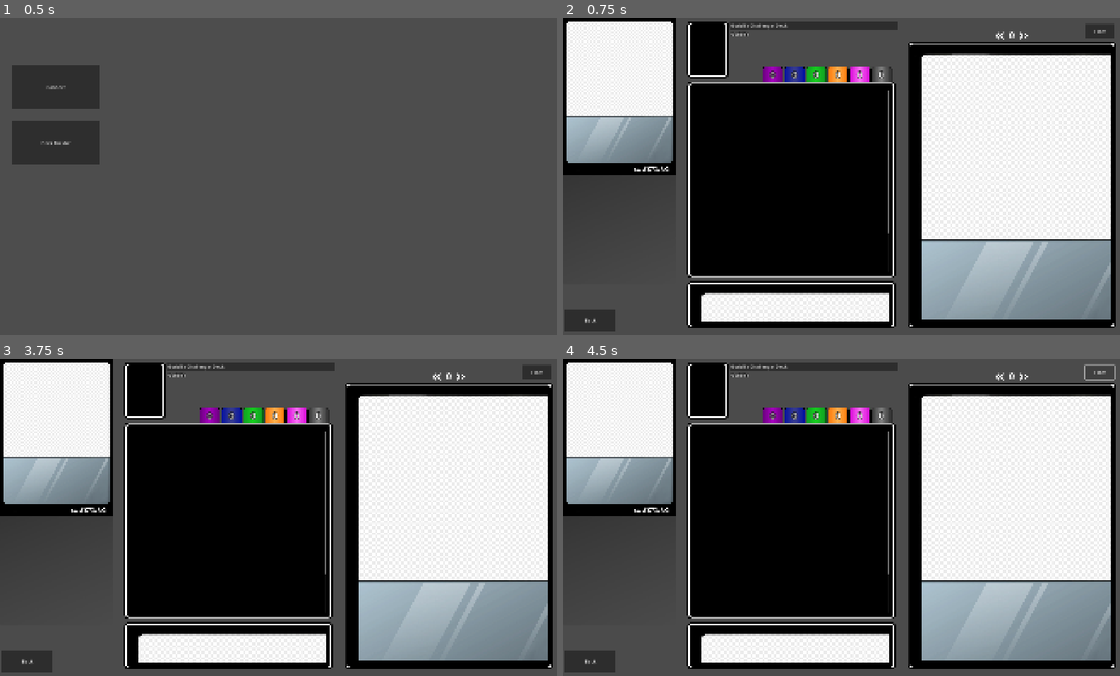
Above: before the commit, frames 1-4 (two rows, left to right).
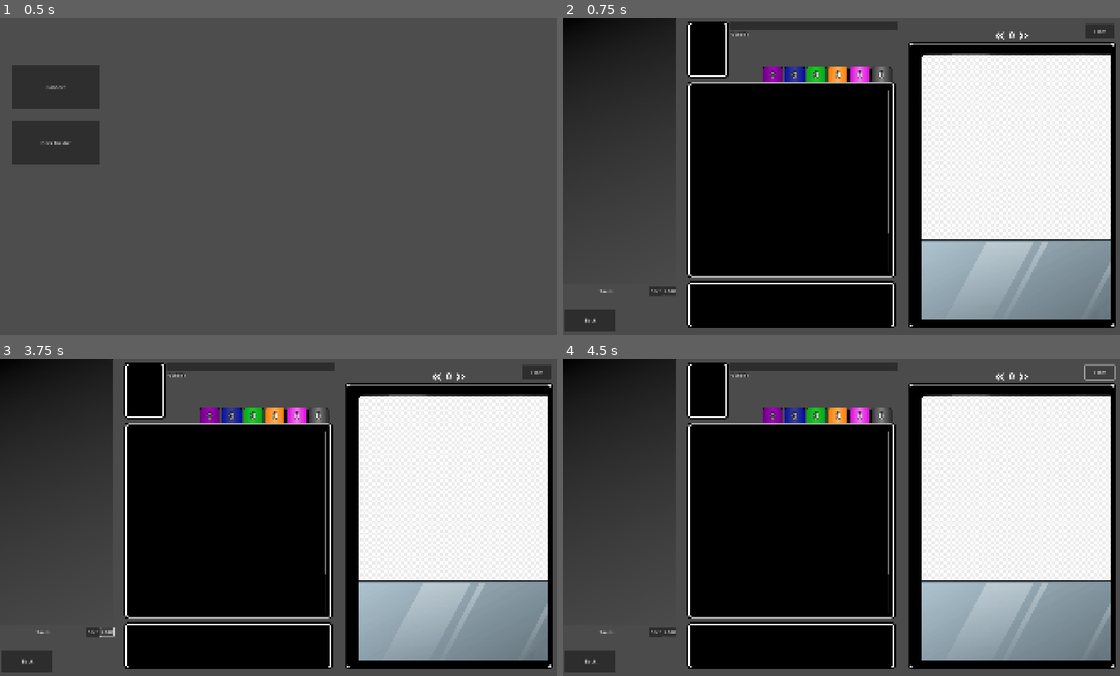
Above: after the commit, the same moments.

Repository: skavinger/UVS_Sim
Game: Godot game, scene res://GameObj/main.tscn
Two runs of this game, one before a commit and one after it. Both use one fixed random seed, a clock stepped at 60 frames per second and the inputs below.
Inputs (mouse positions are in pixels of both pictures, inside the frame that each line leads up to):
- Up to frame 1 (0.5 s): no input
- Up to frame 2 (0.75 s): click "Deck Builder" at 0.5 s
- Up to frame 3 (3.75 s): click (462, 542) at 1.25 s; click (44, 631) at 2 s, where only the run after the commit has a clickable "Saves"; click (94, 631) at 2.75 s, where only the run after the commit has a clickable "Save"; click (105, 631) at 3.5 s, where only the run after the commit has a clickable "Load"
- Up to frame 4 (4.5 s): click "Filter" at 4.25 s

Frame 1 is identical in both runs. In frame 2, 13% of the frame differs, in the area x 0-59%, y 0-96%; in frame 3, 13%; in frame 4, 13%.
Error in both runs: Cannot call method 'get_directories' on a null value. (res://Scripts/card_data_base_handler.gd:7)

Commit message:
Add save and load functions

Diff:
--- a/GameObj/DeckBuilder.tscn
+++ b/GameObj/DeckBuilder.tscn
@@ -32,7 +32,6 @@
 offset_top = 10.0
 offset_right = 1138.0
 offset_bottom = 41.0
-text = "Godzilla Challenger Deck"
 
 [node name="CharacterName" type="RichTextLabel" parent="DeckDetails"]
 offset_left = 570.0
@@ -220,7 +219,6 @@
 [node name="CardArt" type="Sprite2D" parent="CardInspector"]
 position = Vector2(192.00002, 269)
 scale = Vector2(0.51, 0.51)
-texture = ExtResource("3_iy3ux")
 
 [node name="ScrollContainer" type="ScrollContainer" parent="CardInspector"]
 custom_minimum_size = Vector2(384, 372)
@@ -238,6 +236,31 @@
 theme_override_font_sizes/italics_font_size = 24
 theme_override_font_sizes/mono_font_size = 24
 
+[node name="Save_Load" type="Node2D" parent="."]
+
+[node name="Saves" type="MenuButton" parent="Save_Load"]
+offset_left = 4.0
+offset_top = 913.0
+offset_right = 289.0
+offset_bottom = 949.0
+text = "Saves"
+
+[node name="Save" type="Button" parent="Save_Load"]
+offset_left = 294.0
+offset_top = 915.0
+offset_right = 338.0
+offset_bottom = 946.0
+text = "Save"
+
+[node name="Load" type="Button" parent="Save_Load"]
+offset_left = 341.0
+offset_top = 914.0
+offset_right = 387.0
+offset_bottom = 945.0
+text = "Load"
+
 [connection signal="pressed" from="Back" to="." method="_on_back_pressed"]
 [connection signal="pressed" from="PageBack" to="." method="_on_page_back_pressed"]
 [connection signal="pressed" from="PageForward" to="." method="_on_page_forward_pressed"]
+[connection signal="pressed" from="Save_Load/Save" to="." method="_on_save_pressed"]
+[connection signal="pressed" from="Save_Load/Load" to="." method="_on_load_pressed"]
--- a/Scripts/StartScreen.gd
+++ b/Scripts/StartScreen.gd
@@ -1,149 +1,6 @@
 extends Node2D
 
-var currentDeckList = {
-		"character": {
-			"cardID" : {
-				"set" : "cha03gmm",
-				"number" : "001"
-			}
-		},
-		"main": [
-			{
-				"count" : 4,
-				"cardID" : {
-					"set" : "cha03gmm",
-					"number" : "013"
-				}
-			},
-			{
-				"count" : 2,
-				"cardID" : {
-					"set" : "cha03gmm",
-					"number" : "014"
-				}
-			},
-			{
-				"count" : 4,
-				"cardID" : {
-					"set" : "cha03gmm",
-					"number" : "015"
-				}
-			},
-			{
-				"count" : 4,
-				"cardID" : {
-					"set" : "cha03gmm",
-					"number" : "016"
-				}
-			},
-			{
-				"count" : 4,
-				"cardID" : {
-					"set" : "cha03gmm",
-					"number" : "017"
-				}
-			},
-			{
-				"count" : 2,
-				"cardID" : {
-					"set" : "cha03gmm",
-					"number" : "018"
-				}
-			},
-			{
-				"count" : 3,
-				"cardID" : {
-					"set" : "cha03gmm",
-					"number" : "019"
-				}
-			},
-			{
-				"count" : 4,
-				"cardID" : {
-					"set" : "cha03gmm",
-					"number" : "020"
-				}
-			},
-			{
-				"count" : 4,
-				"cardID" : {
-					"set" : "cha03gmm",
-					"number" : "021"
-				}
-			},
-			{
-				"count" : 4,
-				"cardID" : {
-					"set" : "cha03gmm",
-					"number" : "022"
-				}
-			},
-			{
-				"count" : 3,
-				"cardID" : {
-					"set" : "cha03gmm",
-					"number" : "006"
-				}
-			},
-			{
-				"count" : 2,
-				"cardID" : {
-					"set" : "cha03gmm",
-					"number" : "007"
-				}
-			},
-			{
-				"count" : 4,
-				"cardID" : {
-					"set" : "cha03gmm",
-					"number" : "008"
-				}
-			},
-			{
-				"count" : 2,
-				"cardID" : {
-					"set" : "cha03gmm",
-					"number" : "009"
-				}
-			},
-			{
-				"count" : 4,
-				"cardID" : {
-					"set" : "cha03gmm",
-					"number" : "010"
-				}
-			},
-			{
-				"count" : 3,
-				"cardID" : {
-					"set" : "cha03gmm",
-					"number" : "011"
-				}
-			},
-			{
-				"count" : 3,
-				"cardID" : {
-					"set" : "cha03gmm",
-					"number" : "012"
-				}
-			},
-			{
-				"count" : 2,
-				"cardID" : {
-					"set" : "cha03gmm",
-					"number" : "004"
-				}
-			},
-			{
-				"count" : 2,
-				"cardID" : {
-					"set" : "cha03gmm",
-					"number" : "005"
-				}
-			}
-		],
-		"side": []
-	}
+var currentDeckList = null
 
 func _ready() -> void:
 	$StartWindowHolder.spawnWindow()
--- a/Scripts/deck_builder.gd
+++ b/Scripts/deck_builder.gd
@@ -6,6 +6,7 @@
 
 var page = 0
 var cardDatabaseScreen = []
+var selectedSave = ""
 
 func _ready() -> void:
 	populateDeckList()
@@ -13,6 +14,8 @@
 		"sets" : ["aot01", "aot02", "aot03"]
 	}
 	fillFilterResults(CardDatabase.getCardsFromFilter(filter))
+
+	populateSaves()
 
 func _on_back_pressed() -> void:
 	$"../../StartWindowHolder".spawnWindow()
@@ -45,107 +48,109 @@
 func populateDeckList():
 	var decklist = $"../..".currentDeckList
 
-	#clear current list
 	var deckBuilderList = $DecklistBox/ScrollContainer/GridContainer.get_children()
 	for i in range(deckBuilderList.size()):
 		$DecklistBox/ScrollContainer/GridContainer.remove_child(deckBuilderList[i])
 
-	$DeckDetails/Character.texture = CardDatabase.get_card_art(decklist.character.cardID)
-	$DeckDetails/CharacterName.text = CardDatabase.getCard(decklist.character.cardID).Name
-
-	var Characters = []
-	var Actions = []
-	var Assets = []
-	var Backups = []
-	var Attacks = []
-	var Foundations = []
-
-	for i in range(decklist.main.size()):
-		var cardData = CardDatabase.getCard(decklist.main[i].cardID)
-		for j in range(decklist.main[i].count):
-			var card = preload(LIST_CARD_SCENE_PATH).instantiate()
-			card.get_node("CardImage").texture_normal = CardDatabase.get_card_art_small(decklist.main[i].cardID)
-			card.get_node("CardName").text = cardData.Name
-			card.cardMeta = cardData
-			match cardData.Cardtype:
-				"Character":
-					Characters.push_back(card)
-				"Action":
-					Actions.push_back(card)
-				"Asset":
-					Assets.push_back(card)
-				"Backup":
-					Backups.push_back(card)
-				"Attack":
-					Attacks.push_back(card)
-				"Foundation":
-					Foundations.push_back(card)
-
-	$Cardcounts/CharacterCount.text = str(Characters.size())
-	$Cardcounts/ActionCount.text = str(Actions.size())
-	$Cardcounts/AssetCount.text = str(Assets.size())
-	$Cardcounts/AttackCount.text = str(Attacks.size())
-	$Cardcounts/BackupCount.text = str(Backups.size())
-	$Cardcounts/FoundationCount.text = str(Foundations.size())
-
-	for i in range(Characters.size()):
-		$DecklistBox/ScrollContainer/GridContainer.add_child(Characters[i])
-	for i in range(Actions.size()):
-		$DecklistBox/ScrollContainer/GridContainer.add_child(Actions[i])
-	for i in range(Assets.size()):
-		$DecklistBox/ScrollContainer/GridContainer.add_child(Assets[i])
-	for i in range(Attacks.size()):
-		$DecklistBox/ScrollContainer/GridContainer.add_child(Attacks[i])
-	for i in range(Backups.size()):
-		$DecklistBox/ScrollContainer/GridContainer.add_child(Backups[i])
-	for i in range(Foundations.size()):
-		$DecklistBox/ScrollContainer/GridContainer.add_child(Foundations[i])
-
-	#Populate Side
-	var CharactersSide = []
-	var ActionsSide = []
-	var AssetsSide = []
-	var BackupsSide = []
-	var AttacksSide = []
-	var FoundationsSide = []
-
 	var sideBuilderList = $SideBoardList/ScrollContainer/GridContainer.get_children()
 	for i in range(deckBuilderList.size()):
 		$SideBoardList/ScrollContainer/GridContainer.remove_child(sideBuilderList[i])
-
-	for i in range(decklist.side.size()):
-		var cardData = CardDatabase.getCard(decklist.side[i].cardID)
-		for j in range(decklist.side[i].count):
-			var card = preload(LIST_CARD_SCENE_PATH).instantiate()
-			card.get_node("CardImage").texture_normal = CardDatabase.get_card_art_small(decklist.side[i].cardID)
-			card.get_node("CardName").text = cardData.Name
-			card.cardMeta = cardData
-			match cardData.Cardtype:
-				"Character":
-					CharactersSide.push_back(card)
-				"Action":
-					ActionsSide.push_back(card)
-				"Asset":
-					AssetsSide.push_back(card)
-				"Backup":
-					BackupsSide.push_back(card)
-				"Attack":
-					AttacksSide.push_back(card)
-				"Foundation":
-					FoundationsSide.push_back(card)
-
-	for i in range(CharactersSide.size()):
-		$SideBoardList/ScrollContainer/GridContainer.add_child(CharactersSide[i])
-	for i in range(ActionsSide.size()):
-		$SideBoardList/ScrollContainer/GridContainer.add_child(ActionsSide[i])
-	for i in range(AssetsSide.size()):
-		$SideBoardList/ScrollContainer/GridContainer.add_child(AssetsSide[i])
-	for i in range(AttacksSide.size()):
-		$SideBoardList/ScrollContainer/GridContainer.add_child(AttacksSide[i])
-	for i in range(BackupsSide.size()):
-		$SideBoardList/ScrollContainer/GridContainer.add_child(BackupsSide[i])
-	for i in range(FoundationsSide.size()):
-		$SideBoardList/ScrollContainer/GridContainer.add_child(FoundationsSide[i])
+	$DeckDetails/Character.texture = null
+
+	if decklist != null:
+		$DeckDetails/Character.texture = CardDatabase.get_card_art(decklist.character.cardID)
+		$DeckDetails/CharacterName.text = CardDatabase.getCard(decklist.character.cardID).Name
+		$DeckDetails/DeckName.text = decklist.DeckName
+
+		var Characters = []
+		var Actions = []
+		var Assets = []
+		var Backups = []
+		var Attacks = []
+		var Foundations = []
+
+		for i in range(decklist.main.size()):
+			var cardData = CardDatabase.getCard(decklist.main[i].cardID)
+			for j in range(decklist.main[i].count):
+				var card = preload(LIST_CARD_SCENE_PATH).instantiate()
+				card.get_node("CardImage").texture_normal = CardDatabase.get_card_art_small(decklist.main[i].cardID)
+				card.get_node("CardName").text = cardData.Name
+				card.cardMeta = cardData
+				match cardData.Cardtype:
+					"Character":
+						Characters.push_back(card)
+					"Action":
+						Actions.push_back(card)
+					"Asset":
+						Assets.push_back(card)
+					"Backup":
+						Backups.push_back(card)
+					"Attack":
+						Attacks.push_back(card)
+					"Foundation":
+						Foundations.push_back(card)
+
+		$Cardcounts/CharacterCount.text = str(Characters.size())
+		$Cardcounts/ActionCount.text = str(Actions.size())
+		$Cardcounts/AssetCount.text = str(Assets.size())
+		$Cardcounts/AttackCount.text = str(Attacks.size())
+		$Cardcounts/BackupCount.text = str(Backups.size())
+		$Cardcounts/FoundationCount.text = str(Foundations.size())
+
+		for i in range(Characters.size()):
+			$DecklistBox/ScrollContainer/GridContainer.add_child(Characters[i])
+		for i in range(Actions.size()):
+			$DecklistBox/ScrollContainer/GridContainer.add_child(Actions[i])
+		for i in range(Assets.size()):
+			$DecklistBox/ScrollContainer/GridContainer.add_child(Assets[i])
+		for i in range(Attacks.size()):
+			$DecklistBox/ScrollContainer/GridContainer.add_child(Attacks[i])
+		for i in range(Backups.size()):
+			$DecklistBox/ScrollContainer/GridContainer.add_child(Backups[i])
+		for i in range(Foundations.size()):
+			$DecklistBox/ScrollContainer/GridContainer.add_child(Foundations[i])
+
+		#Populate Side
+		var CharactersSide = []
+		var ActionsSide = []
+		var AssetsSide = []
+		var BackupsSide = []
+		var AttacksSide = []
+		var FoundationsSide = []
+
+		for i in range(decklist.side.size()):
+			var cardData = CardDatabase.getCard(decklist.side[i].cardID)
+			for j in range(decklist.side[i].count):
+				var card = preload(LIST_CARD_SCENE_PATH).instantiate()
+				card.get_node("CardImage").texture_normal = CardDatabase.get_card_art_small(decklist.side[i].cardID)
+				card.get_node("CardName").text = cardData.Name
+				card.cardMeta = cardData
+				match cardData.Cardtype:
+					"Character":
+						CharactersSide.push_back(card)
+					"Action":
+						ActionsSide.push_back(card)
+					"Asset":
+						AssetsSide.push_back(card)
+					"Backup":
+						BackupsSide.push_back(card)
+					"Attack":
+						AttacksSide.push_back(card)
+					"Foundation":
+						FoundationsSide.push_back(card)
+
+		for i in range(CharactersSide.size()):
+			$SideBoardList/ScrollContainer/GridContainer.add_child(CharactersSide[i])
+		for i in range(ActionsSide.size()):
+			$SideBoardList/ScrollContainer/GridContainer.add_child(ActionsSide[i])
+		for i in range(AssetsSide.size()):
+			$SideBoardList/ScrollContainer/GridContainer.add_child(AssetsSide[i])
+		for i in range(AttacksSide.size()):
+			$SideBoardList/ScrollContainer/GridContainer.add_child(AttacksSide[i])
+		for i in range(BackupsSide.size()):
+			$SideBoardList/ScrollContainer/GridContainer.add_child(BackupsSide[i])
+		for i in range(FoundationsSide.size()):
+			$SideBoardList/ScrollContainer/GridContainer.add_child(FoundationsSide[i])
 
 func _on_page_back_pressed() -> void:
 	if page > 0:
@@ -162,8 +167,9 @@
 	cardObj.connect("hovered", populateInspector)
 
 func populateInspector(cardMeta):
-	$CardInspector/CardArt.texture = CardDatabase.get_card_art({"set": cardMeta.setName, "number": cardMeta.cardNumber})
-	genCardText(get_node("CardInspector/ScrollContainer/CardText"),cardMeta)
+	if cardMeta != null:
+		$CardInspector/CardArt.texture = CardDatabase.get_card_art({"set": cardMeta.setName, "number": cardMeta.cardNumber})
+		genCardText(get_node("CardInspector/ScrollContainer/CardText"),cardMeta)
 
 func genCardText(textbox, card):
 	textbox.text = ""
@@ -254,3 +260,31 @@
 	keyword.contains("Tension")):
 		return "pink"
 	return ""
+
+func populateSaves():
+	var saves = DirAccess.open("user://Saves/").get_files()
+	for i in range(saves.size()):
+		if saves[i].contains(".uvs_sav"):
+			$Save_Load/Saves.get_popup().add_item(saves[i])
+
+	$Save_Load/Saves.get_popup().id_pressed.connect(_save_selected)
+
+func _save_selected(id):
+	var save = $Save_Load/Saves.get_popup().get_item_text(id)
+	$Save_Load/Saves.text = save
+	selectedSave = save
+
+func _on_load_pressed() -> void:
+	var saveFile = FileAccess.get_file_as_string("user://Saves/" + selectedSave)
+	saveFile = JSON.parse_string(saveFile)
+	if saveFile != null:
+		$"../..".currentDeckList = saveFile
+		$DeckDetails/DeckName.text = saveFile.DeckName
+		populateDeckList()
+
+func _on_save_pressed() -> void:
+	if $"../..".currentDeckList != null:
+		var fileName = $DeckDetails/DeckName.text + ".uvs_sav"
+		var saveFile = FileAccess.open("user://Saves/" + fileName,FileAccess.WRITE)
+		saveFile.store_string(JSON.stringify($"../..".currentDeckList))
+		$Save_Load/Saves.get_popup().add_item(fileName)
